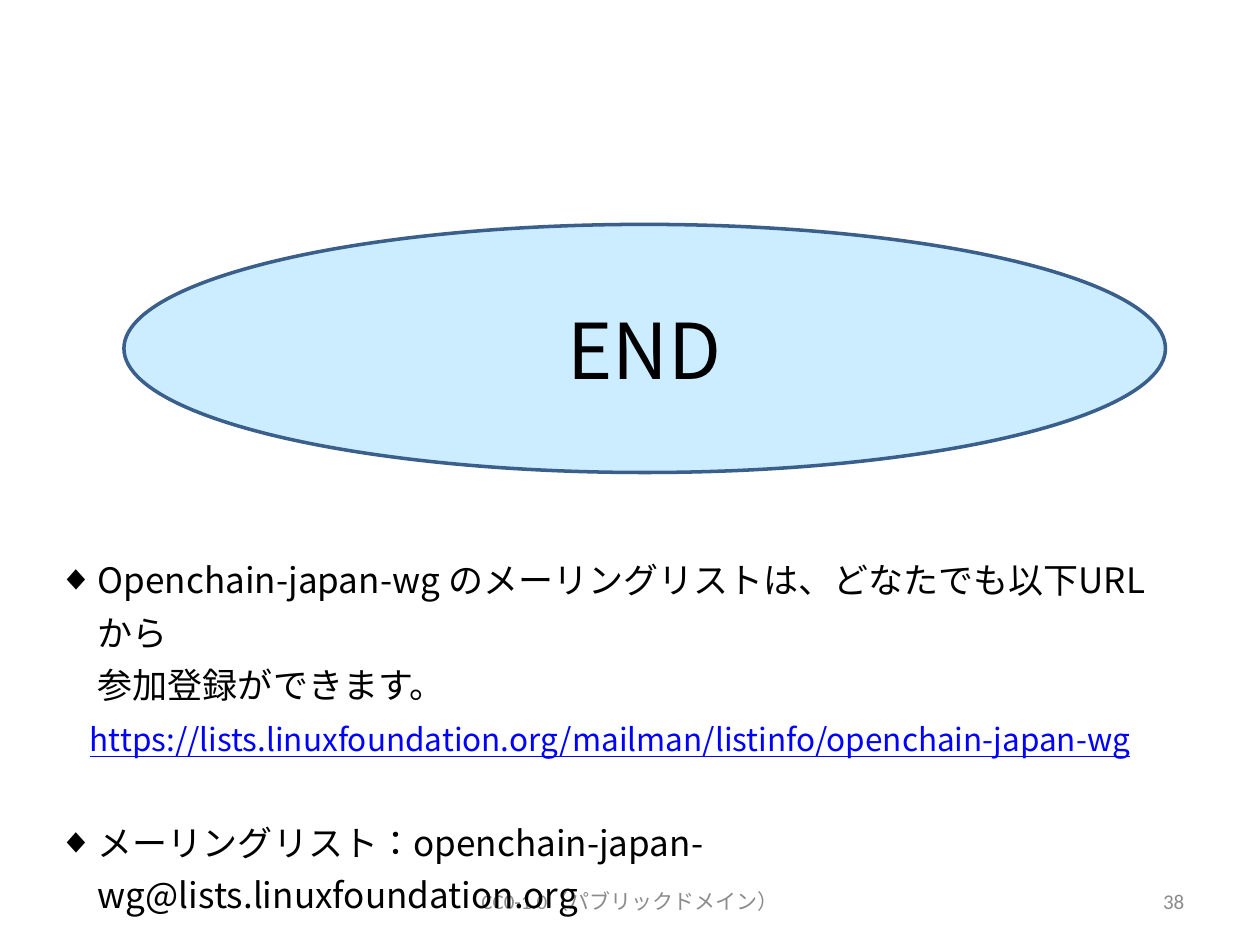
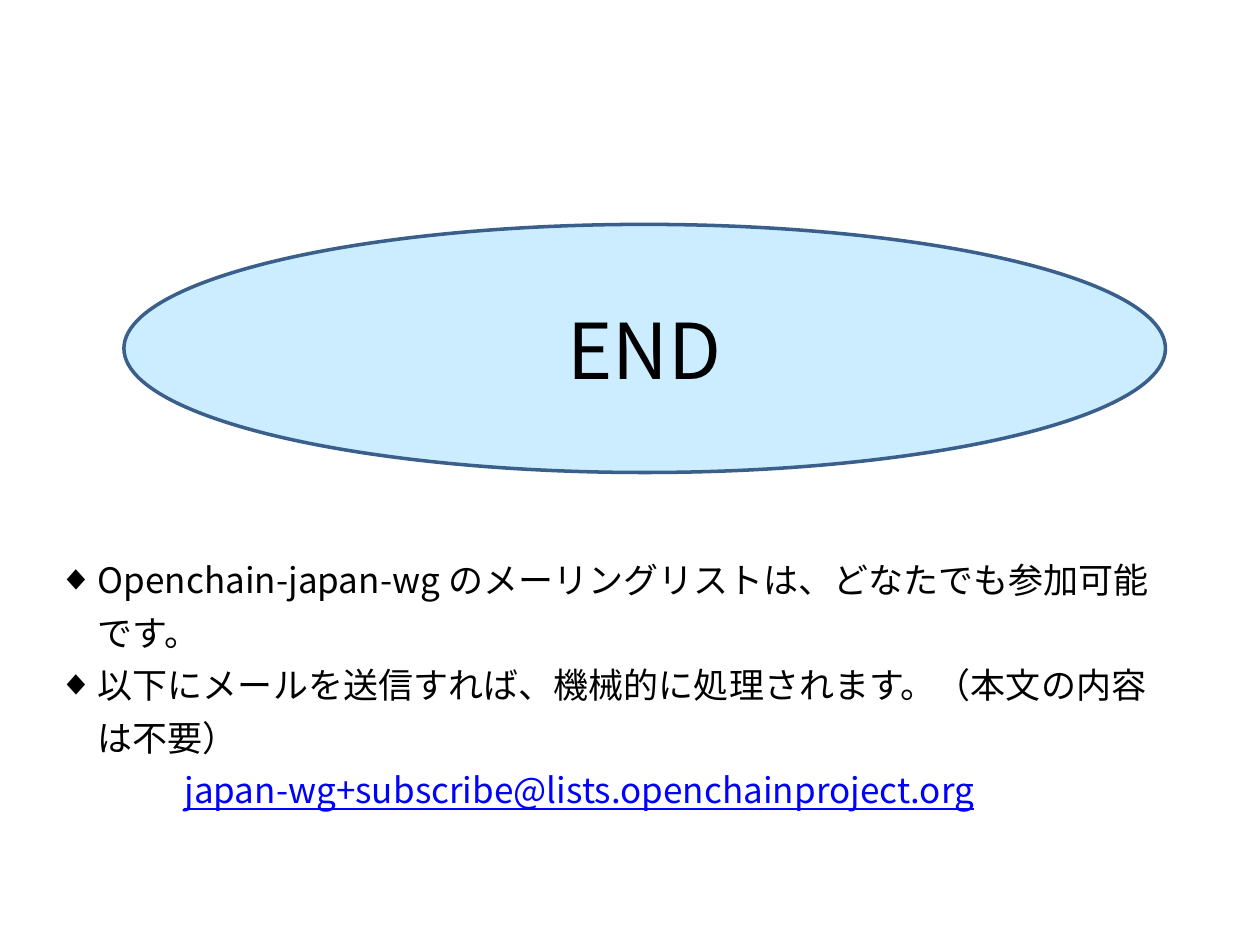
Before and after one commit to OpenChain-Project/OpenChain-JWG, a slide deck: slide 30 of Education_Material/FAQ/OSSライセンス関連でよくある誤解_CC0.pptx (slide 38 before the commit). Drawn at 1260x945 pixels with LibreOffice and Linux fonts; fonts in the diff are those of the drawing. Boxes give left, top, right and bottom in pixels: in the first picture for what was removed or moved away, otherwise in the second. Text is boxed around its words. In the diff, an @@ line names an element or a change of style, - is before the commit and + after.

Commit message:
FAQファイルを更新しました。

```diff
--- a/Education_Material/FAQ/OSSライセンス関連でよくある誤解_CC0.pptx
+++ b/Education_Material/FAQ/OSSライセンス関連でよくある誤解_CC0.pptx
@@ text at [98, 563, 1149, 812]: text changed @@
-◆ Openchain-japan-wg のメーリングリストは、どなたでも以下URLから
-  参加登録ができます。
-https://lists.linuxfoundation.org/mailman/listinfo/openchain-japan-wg
-◆ メーリングリスト：openchain-japan-wg@lists.linuxfoundation.org
+◆ Openchain-japan-wg のメーリングリストは、どなたでも参加可能です。
+◆ 以下にメールを送信すれば、機械的に処理されます。（本文の内容は不要）
+japan-wg+subscribe@lists.openchainproject.org
@@ text removed at [481, 891, 778, 915] @@
-CC0-1.0（パブリックドメイン）
@@ page number removed at [1163, 895, 1184, 909] @@
-38
```
Also in this commit, not shown: 14 other slides changed, 12 slides added, 20 slides removed, 1 other file.
